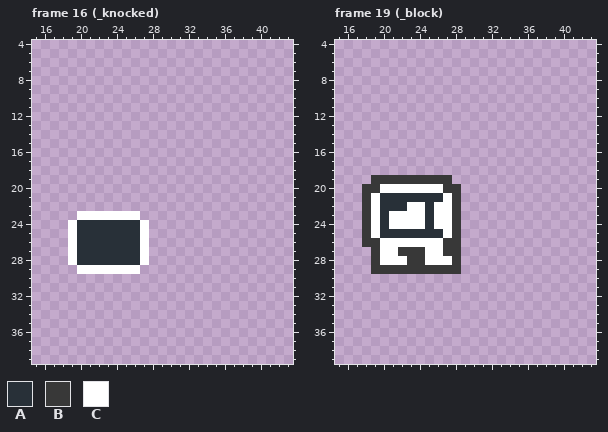
File history of a pixel-art file, asset/aseprite/bife.aseprite. The picture above was drawn from the file before the commit.
48x48 pixels, 46 frames. Shown: frame 16 (_knocked): x 15..43, y 4..39; frame 19 (_block): x 15..43, y 4..39. The commit also changed other frames, which this record leaves out.
Palette (. is transparent): A #283038  B #383838  C #ffffff
Now the later version:
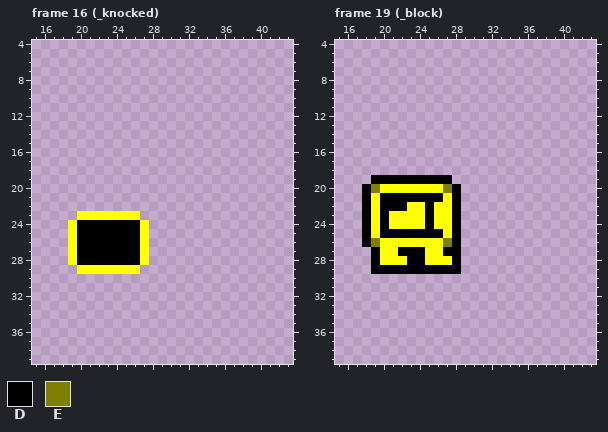
Colours new in this view: D #000001  E #7f7f02
Commit message: fixed bife's color to indexed
The edit:
Colour C changes from #ffffff to #ffff03.
Frame 16 (_knocked), layer "Sprite Sheet":
Colour D replaces colour A in rows 24 to 28 at x 20 to 26.
Frame 19 (_block), layer "Sprite Sheet":
Colour D replaces colour A in row 21 at x 20 to 26; in row 22 at x 20 to 22 and 25; in rows 23 to 24 at x 20 and 25; in row 25 at x 20 to 26.
Colour D replaces colour B in row 19 at x 19 to 27; in rows 20 to 26 at x 18 and 28; in row 27 at x 19, 22 to 24 and 27 to 28; in row 28 at x 19, 23 to 24 and 28; in row 29 at x 19 to 28.
Colour E replaces colour B in row 20 at x 19 and 27; in row 26 at x 19 and 27.
